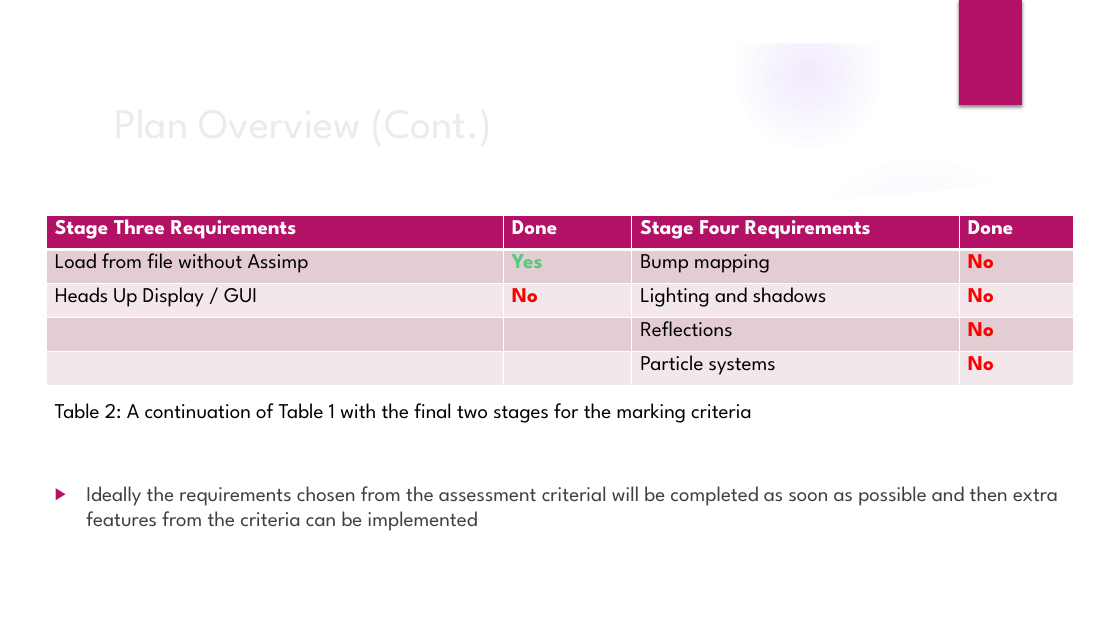
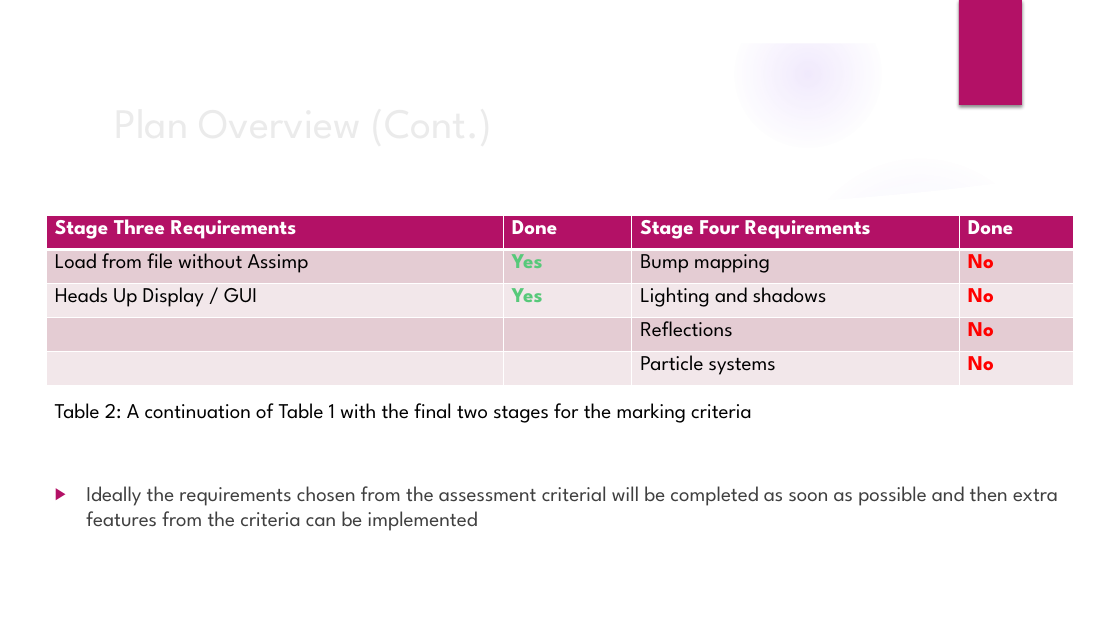
Before and after one commit to JamesPhilipPrice/3DEngine, a slide deck: slide 4 of C++ Game Engine.pptx. Drawn at 1120x630 pixels with LibreOffice and Linux fonts; fonts in the diff are those of the drawing; background and template pictures are left out. Boxes give left, top, right and bottom in pixels: in the first picture for what was removed or moved away, otherwise in the second. Text is boxed around its words. In the diff, an @@ line names an element or a change of style, - is before the commit and + after.

```diff
--- a/C++ Game Engine.pptx
+++ b/C++ Game Engine.pptx
@@ table at [46, 216, 1074, 386] @@
-row 3, column 2: No
+row 3, column 2: Yes
```
Also in this commit, not shown: 1 other slide changed.
